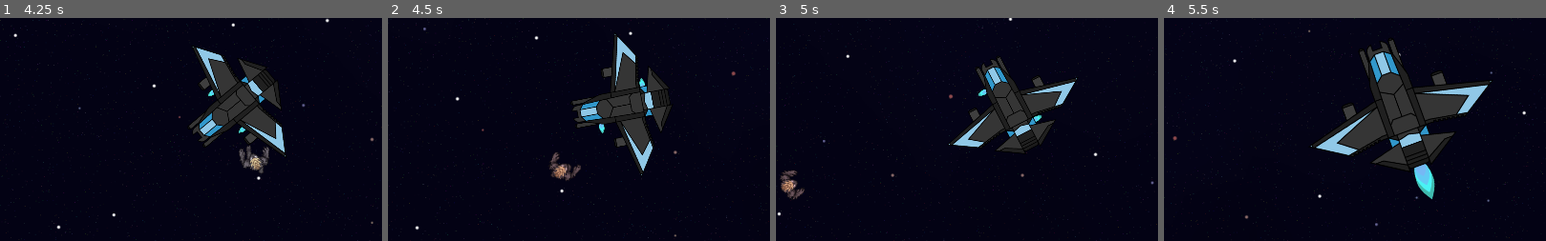
Above: before the commit, frames 1-4 (left to right).
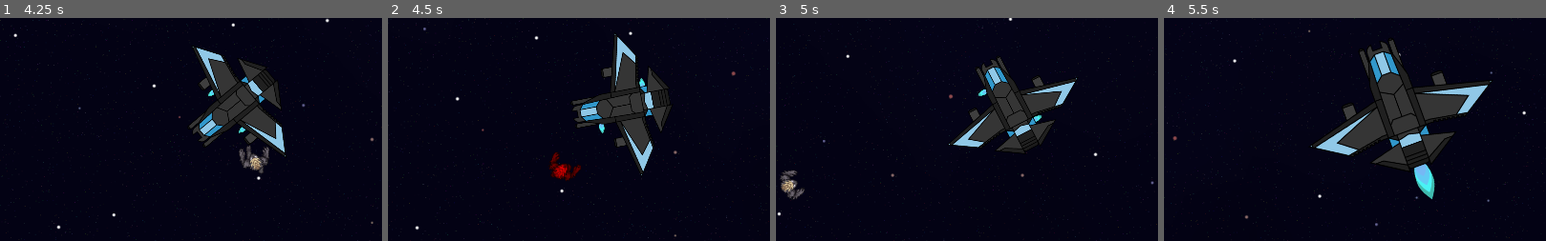
Above: after the commit, the same moments.

Repository: Bradels/minijam2022
Game: Godot game, scene res://Levels/SpaceshipTest.tscn
The game is run twice, just before and just after one commit, with the same random seed, the same clock (stepped at 60 frames per second) and the same inputs. This scene is started directly instead of the project's main scene.
Inputs (mouse positions are % of the whole screen's width and height, from its top left):
- Up to frame 1 (4.25 s): move the mouse to (45, 70) at 0.52 s; press the mouse at (45, 70) at 0.53 s; hold W (ship_forward) 0.53-2.03 s; move the mouse to (80, 65) at 1.27 s; release the mouse at (80, 65) at 1.28 s; right-click (80, 65) at 1.35 s; move the mouse to (20, 35) at 2.02 s; hold Mouse wheel up (zoom_in) 2.03-2.78 s; hold A (left) 2.03-3.53 s; move the mouse to (55, 50) at 2.77 s; tap Mouse wheel down (zoom_out) at 2.85 s; move the mouse to (35, 25) at 3.52 s; press the mouse at (35, 25) at 3.53 s; hold S (down) from 3.53 s (still down)
- Up to frame 2 (4.5 s): move the mouse to (72, 45) at 4.27 s; release S (down) at 4.28 s; release the mouse at (72, 45) at 4.28 s; hold D (right) from 4.28 s (still down); right-click (72, 45) at 4.35 s
- Up to frame 3 (5 s): keep holding D (right)
- Up to frame 4 (5.5 s): move the mouse to (30, 55) at 5.02 s; release D (right) at 5.03 s; hold W (ship_forward) from 5.03 s (still down); hold Mouse wheel up (zoom_in) from 5.03 s (still down)
The pictures show only the part of the screen within x 19-69%, y 30-80%; the shares and areas given below are measured in that part.

Frame 1 is identical in both runs. In frame 2, 0.5% of the frame differs, in the area x 42-51%, y 60-74%; in frame 3, less than 0.1%; in frame 4, nothing differs.
Error in both runs: Attempt to call function 'play' in base 'null instance' on a null instance. (res://Components/Entities/Projectiles/Projectile.gd:14)

Commit message:
fix: hurt animation

Diff:
--- a/Components/Entities/Enemy/Enemy.gd
+++ b/Components/Entities/Enemy/Enemy.gd
@@ -55,6 +55,7 @@
 	if name == 'Death': return animation_player.play(name)
 	if name == 'Hurt': return animation_player.play(name)
 	if current == 'Attack': return
+	if current == 'Hurt': return
 
 	animation_player.play(name)
 
--- a/Components/Entities/Enemy/Enemy.tscn
+++ b/Components/Entities/Enemy/Enemy.tscn
@@ -276,6 +276,7 @@
 rotation = -1.5708
 frames = SubResource( 23 )
 animation = "idle"
+frame = 2
 playing = true
 
 [node name="Hitbox" type="Area2D" parent="."]
